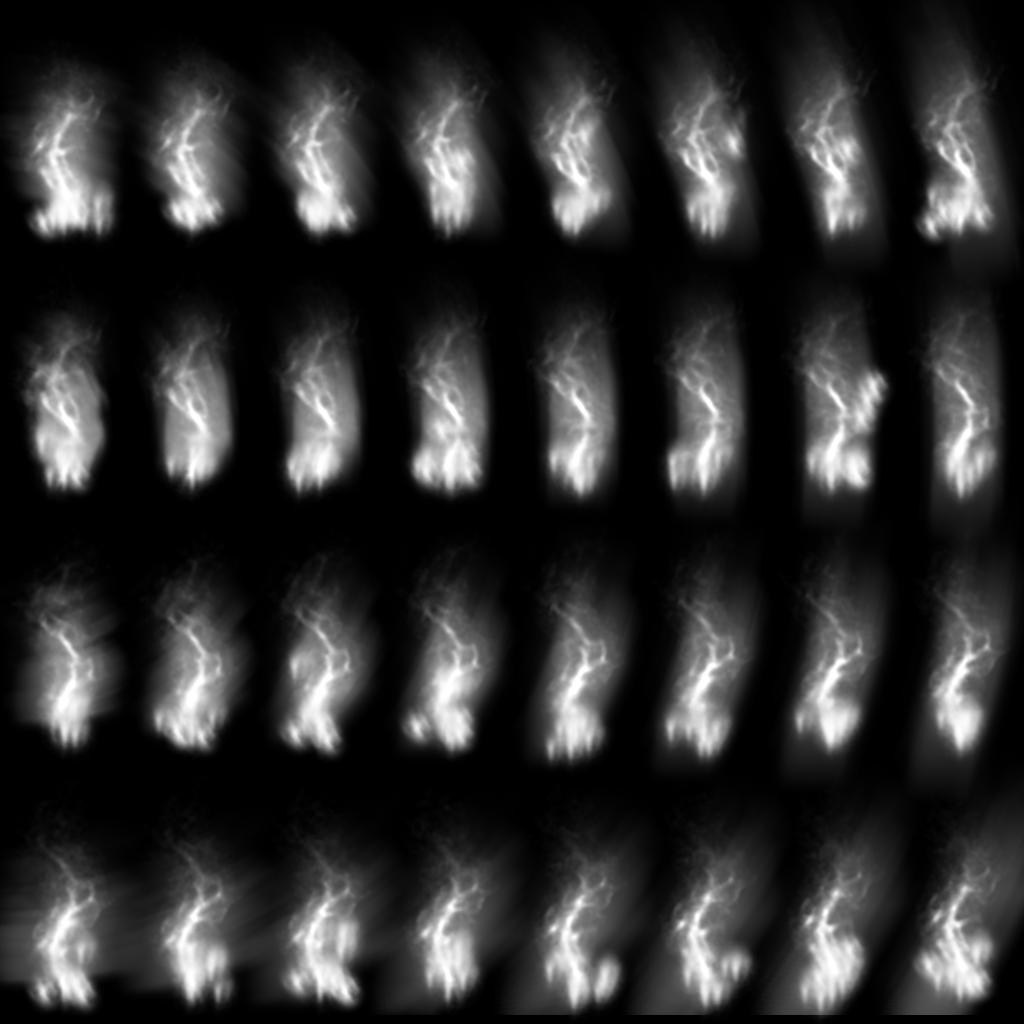
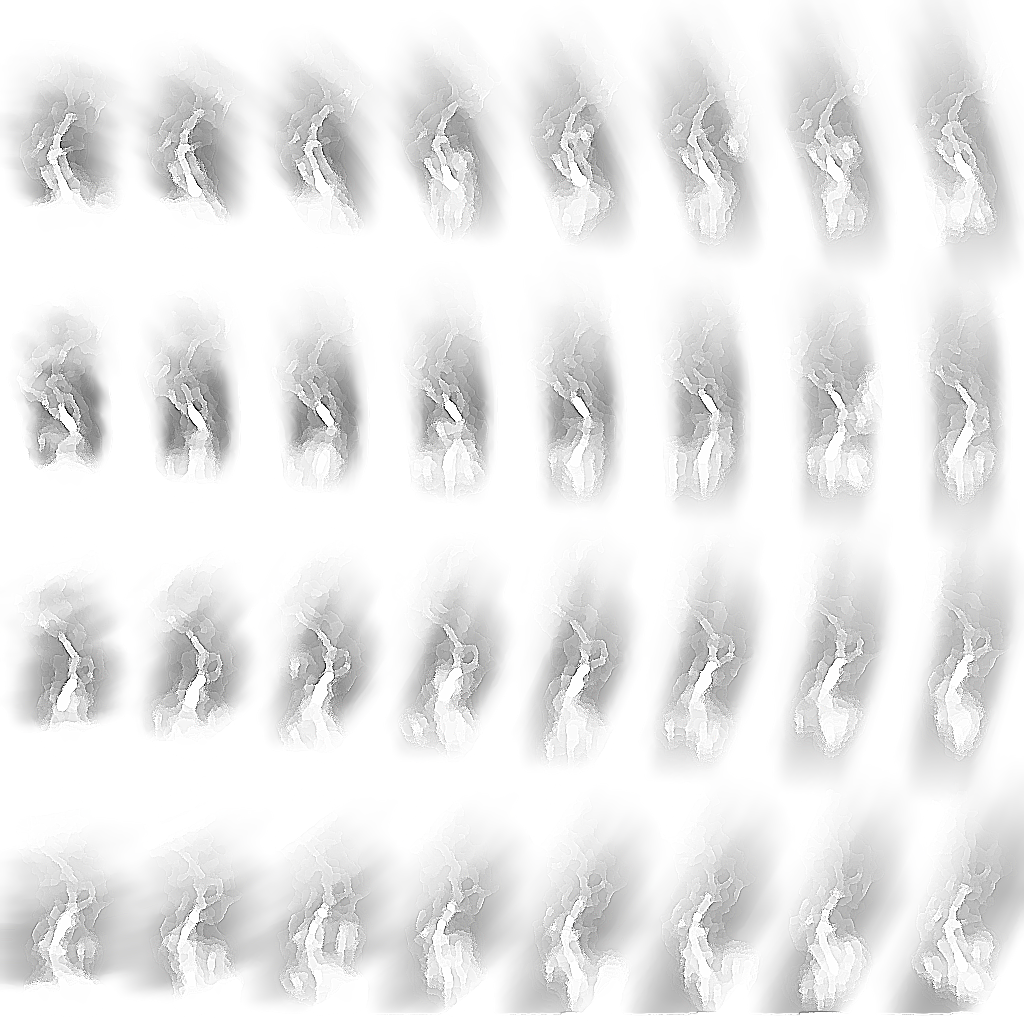
Revision of a layered 1024×1024 image; what changed, layer by layer:
painted on "flare2.png" over [0, 0, 1024, 1024]
hid "Слой" over [0, 0, 1024, 1024]
